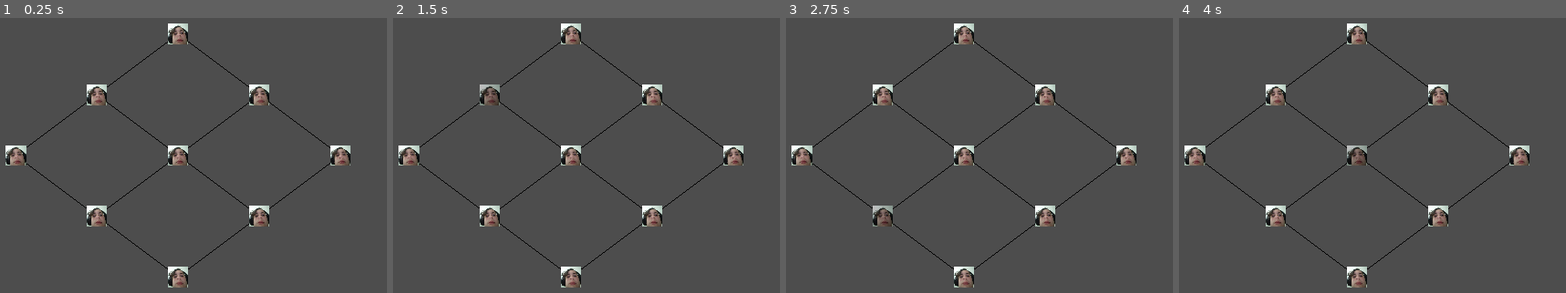
Above: before the commit, frames 1-4 (left to right).
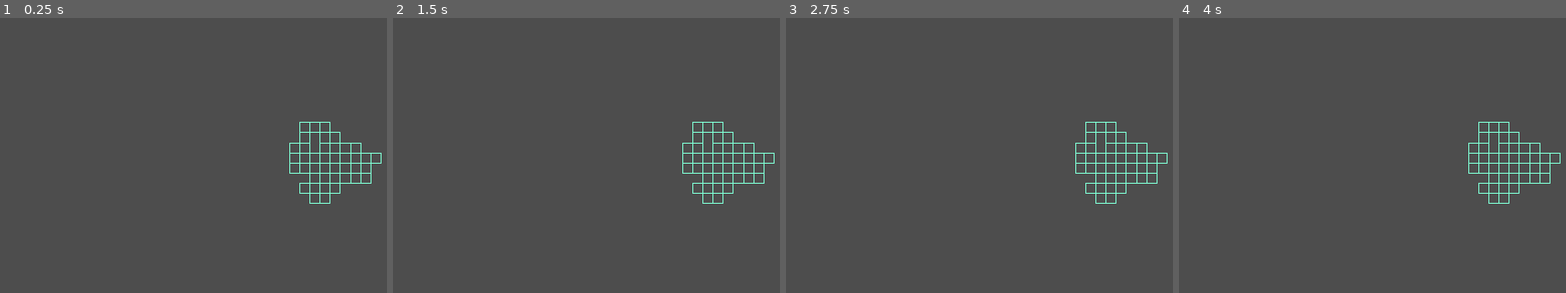
Above: after the commit, the same moments.

Repository: TE4-Umea/te4-pong
Game: Godot game, scene res://Scenes/Map/World/WorldMap.tscn
Same seed, same stepped clock (60 frames per second), same inputs: the game is played once before the commit and once after it. Before the commit the project starts from res://Scenes/Map/OverWorld/OverworldMap.tscn.
Inputs (mouse positions are in pixels of both pictures, inside the frame that each line leads up to):
- Up to frame 1 (0.25 s): no input
- Up to frame 2 (1.5 s): tap Enter at 0.5 s; move the mouse to (408, 155) at 0.52 s; hold W (P1_UP) 0.53-1.28 s; tap Down (P2_DOWN) at 0.6 s; tap Space at 1.25 s; move the mouse to (489, 95) at 1.27 s; hold S (P1_DOWN) from 1.28 s (still down); tap Up (P2_UP) at 1.35 s
- Up to frame 3 (2.75 s): tap Enter at 2 s; move the mouse to (882, 216) at 2.02 s; release S (P1_DOWN) at 2.03 s; hold W (P1_UP) from 2.03 s (still down); click (882, 216) at 2.1 s
- Up to frame 4 (4 s): tap Space at 2.75 s; move the mouse to (1357, 34) at 2.77 s; tap Down (P2_DOWN) at 2.85 s; tap Enter at 3.5 s; move the mouse to (1357, 155) at 3.52 s; release W (P1_UP) at 3.53 s; hold S (P1_DOWN) from 3.53 s (still down); tap Up (P2_UP) at 3.6 s

The runs differ from the first frame. In frame 1, 4.6% of the frame differs, in the area x 1-99%, y 1-99%; in frame 2, 4.6%; in frame 3, 4.6%; in frame 4, 4.6%.

Commit message:
Draws out map

Diff:
--- /dev/null
+++ b/Scenes/Map/World/Walker.gd
@@ -0,0 +1,40 @@
+extends Node2D
+
+const DIRECTIONS = [Vector2.RIGHT, Vector2.UP, Vector2.LEFT, Vector2.DOWN]
+
+var map_steps = []
+
+@export var steps = 40
+@export var step_size = 16
+
+# Called when the node enters the scene tree for the first time.
+func _ready():
+	_generate_map()
+
+
+func _generate_map():
+	map_steps.append(position)
+	var last_dir = Vector2.ZERO
+	var steps_in_dir = 0
+	var step = 1
+	while step < steps:
+		var dir = DIRECTIONS.pick_random()
+		if last_dir == dir:
+			steps_in_dir += 1
+			if steps_in_dir >= 2:
+				steps_in_dir = 0
+				dir *= -1
+		position = position + dir * step_size
+		if position not in map_steps:
+			map_steps.append(position)
+			step += 1
+		last_dir = dir
+
+func _draw():
+	position = Vector2.ZERO
+	for step in map_steps:
+		draw_rect(Rect2(step.x, step.y, step_size, step_size), Color.AQUAMARINE, false)
+
+# Called every frame. 'delta' is the elapsed time since the previous frame.
+func _process(delta):
+	pass
--- /dev/null
+++ b/Scenes/Map/World/WorldMap.tscn
@@ -0,0 +1,9 @@
+[gd_scene load_steps=2 format=3 uid="uid://b5io42hl1yngq"]
+
+[ext_resource type="Script" path="res://Scenes/Map/World/Walker.gd" id="1_0m7ej"]
+
+[node name="WorldMap" type="Node"]
+
+[node name="Walker" type="Node2D" parent="."]
+position = Vector2(576, 320)
+script = ExtResource("1_0m7ej")
--- a/project.godot
+++ b/project.godot
@@ -11,7 +11,7 @@
 [application]
 
 config/name="Pong"
-run/main_scene="res://Scenes/Map/OverWorld/OverworldMap.tscn"
+run/main_scene="res://Scenes/Map/World/WorldMap.tscn"
 config/features=PackedStringArray("4.1", "Forward Plus")
 config/icon="res://Assets/Img/icon.svg"
 
